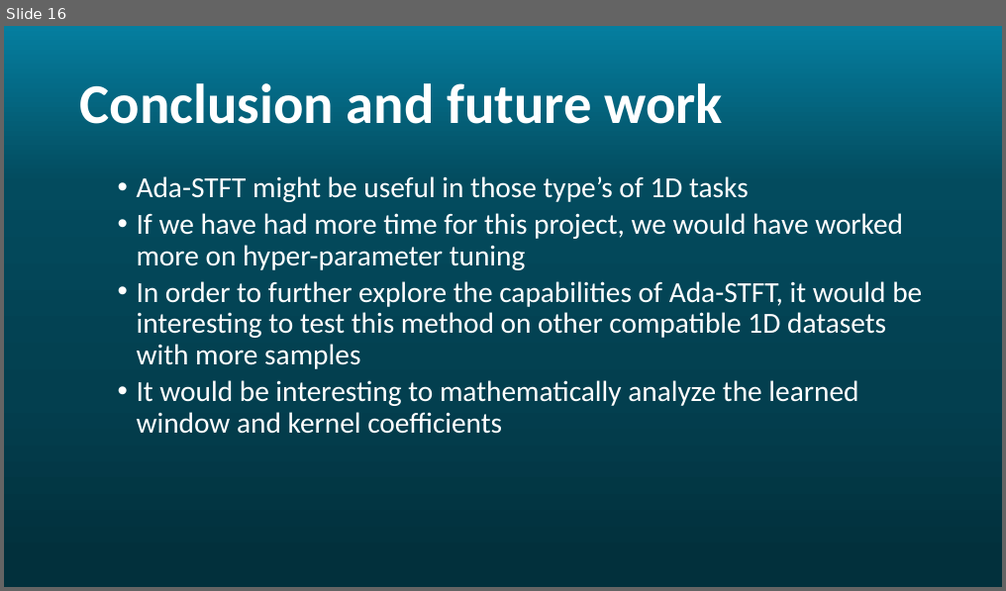
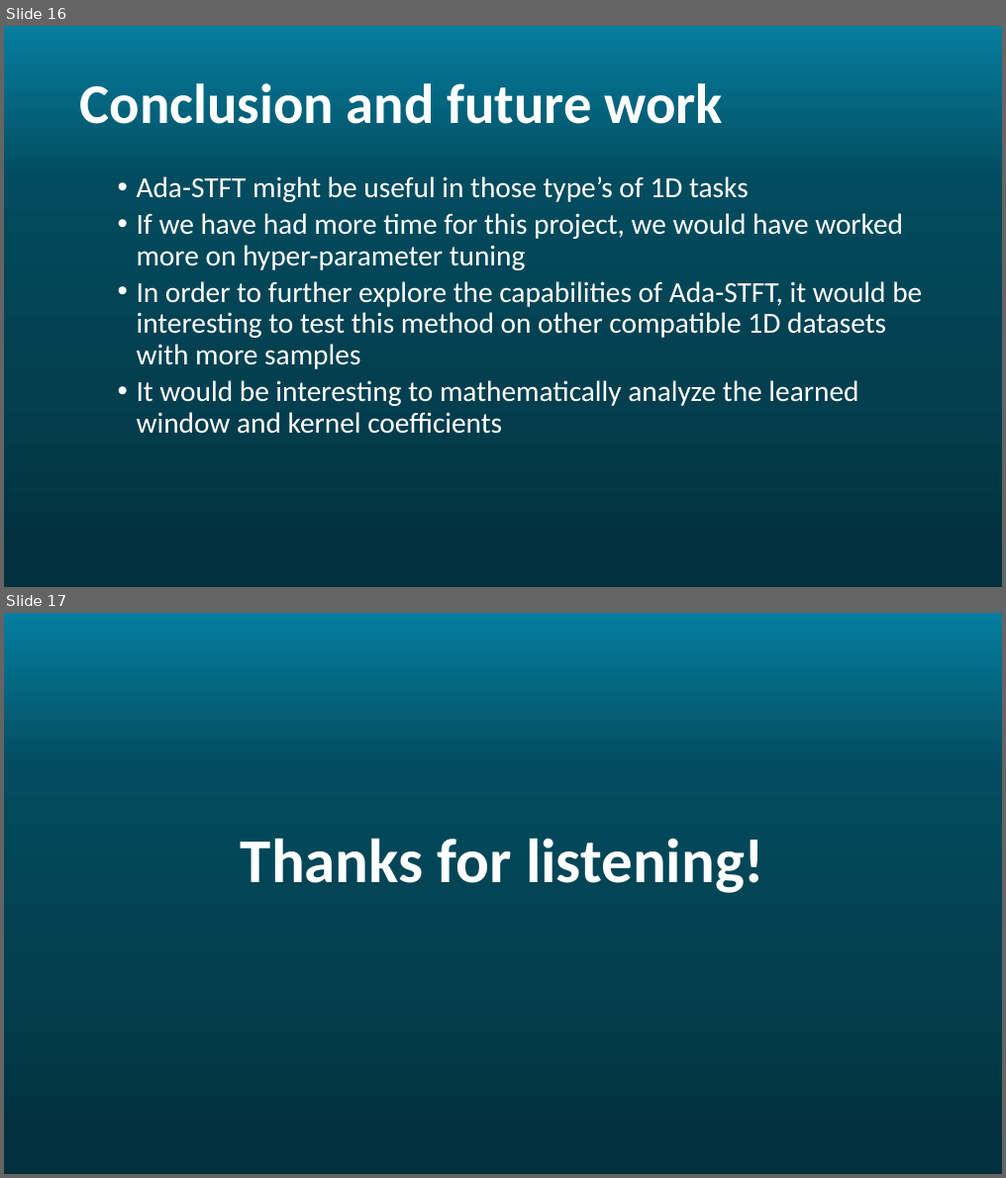
Before and after one commit to Rotem-and-Noam/Ada-STFT, a slide deck: images/AdaSTFT.pptx. Shown one above the other, each under a label of ours: slide 16 before the commit, slides 16 and 17 after it. The pictures are 1006x591 and 1006x1178 pixels, drawn with LibreOffice and Linux fonts; fonts in the diff are those of the drawing; background and template pictures are left out. Boxes give left, top, right and bottom in pixels: in the first picture for what was removed or moved away, otherwise in the second. Text is boxed around its words. In the diff, an @@ line names an element or a change of style, - is before the commit and + after.

```diff
--- a/images/AdaSTFT.pptx
+++ b/images/AdaSTFT.pptx
@@ slide 17 added at (4,613,1002,1174), background gradient #057E9F to #034B5E to #033F50 to #02303C @@
@@ title added at (241,838,764,893), 60 pt, text #FFFFFF, bold @@
+Thanks for listening!
```
Also in this commit, not shown: 3 slides changed.
